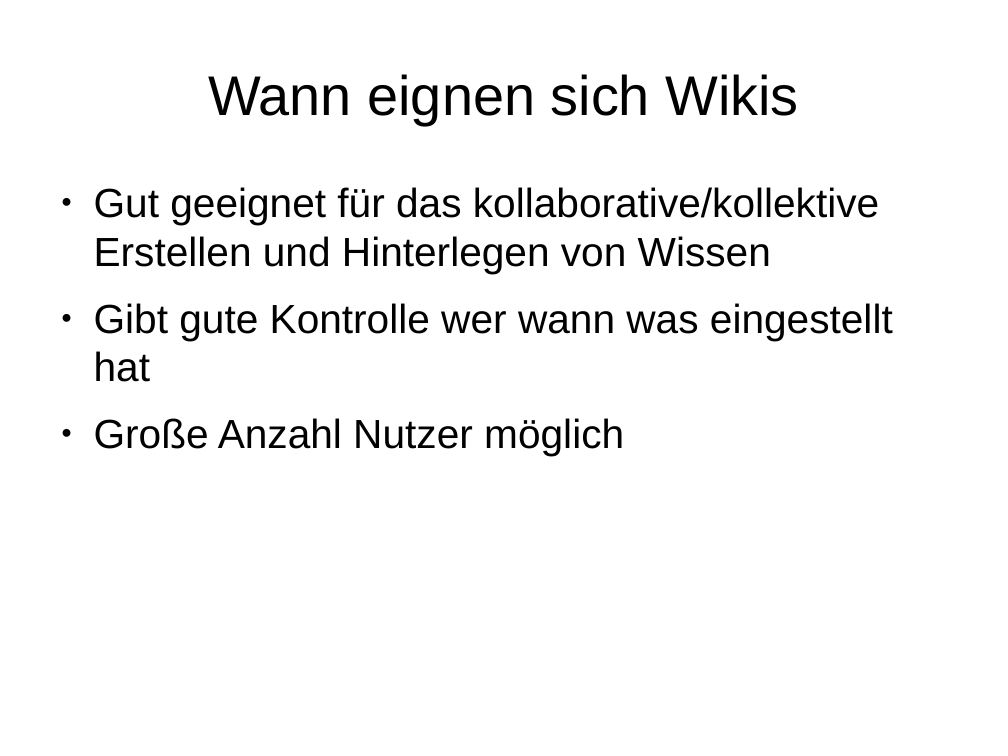
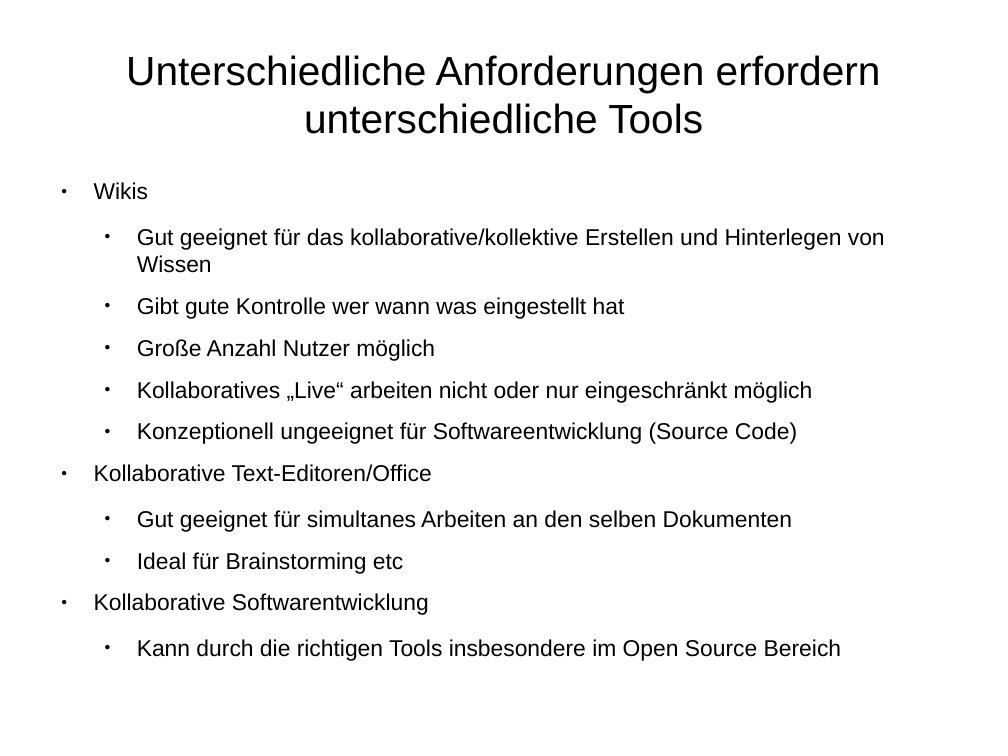
Before and after one commit to rommsen/Seminar_1905, a slide deck: slide 31 of referat/Kapitel4.odp (slide 27 before the commit). Drawn at 1008x756 pixels with LibreOffice and Linux fonts; fonts in the diff are those of the drawing. Boxes give left, top, right and bottom in pixels: in the first picture for what was removed or moved away, otherwise in the second. Text is boxed around its words. In the diff, an @@ line names an element or a change of style, - is before the commit and + after.

Commit message:
erste 'fertige' version

```diff
--- a/referat/Kapitel4.odp
+++ b/referat/Kapitel4.odp
@@ title at box(126, 55, 881, 134): text changed; size 44 to 32 pt @@
-Wann eignen sich Wikis
+Unterschiedliche Anforderungen erfordern unterschiedliche Tools
@@ text at box(94, 182, 149, 200): paragraph added @@
+● Wikis
@@ text at box(137, 228, 885, 361): size 32 to 18 pt in "Gut geeignet für das kollaborative/kollektive Erstellen und ...", "Gibt gute Kontrolle wer wann was eingestellt ...", "Große Anzahl Nutzer möglich"; list level 1 to 2 in "Gut geeignet für das kollaborative/kollektive ..."; list level 1 to 2 in "Gibt gute Kontrolle wer wann ..."; list level 1 to 2 in "Große Anzahl Nutzer möglich" @@
@@ text at box(94, 381, 841, 661): paragraphs added @@
+  ● Kollaboratives „Live“ arbeiten nicht oder nur eingeschränkt möglich
+  ● Konzeptionell ungeeignet für Softwareentwicklung (Source Code)
+● Kollaborative Text-Editoren/Office
+  ● Gut geeignet für simultanes Arbeiten an den selben Dokumenten
+  ● Ideal für Brainstorming etc
+● Kollaborative Softwarentwicklung
+  ● Kann durch die richtigen Tools insbesondere im Open Source Bereich
```
Also in this commit, not shown: 4 other slides changed, 6 slides added, 2 slides removed.
